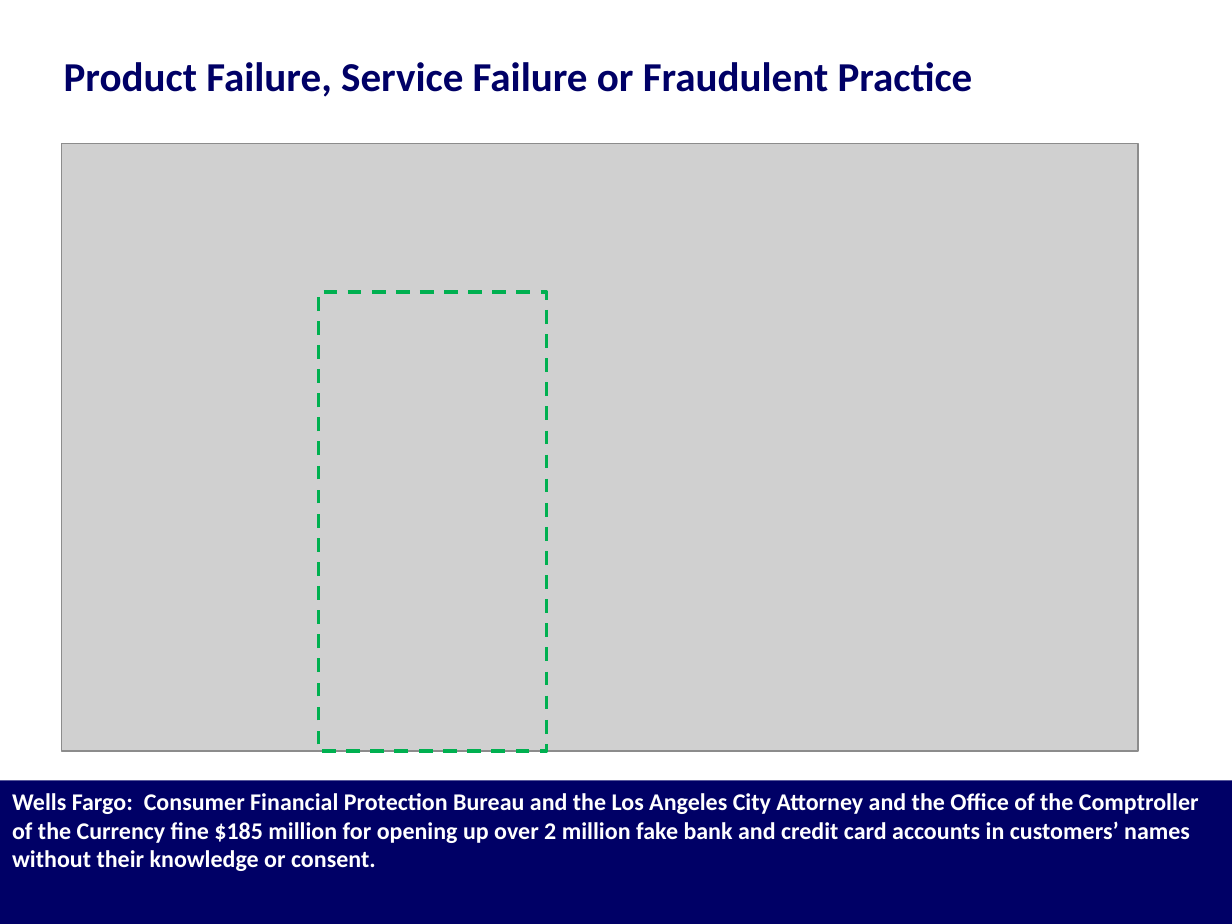
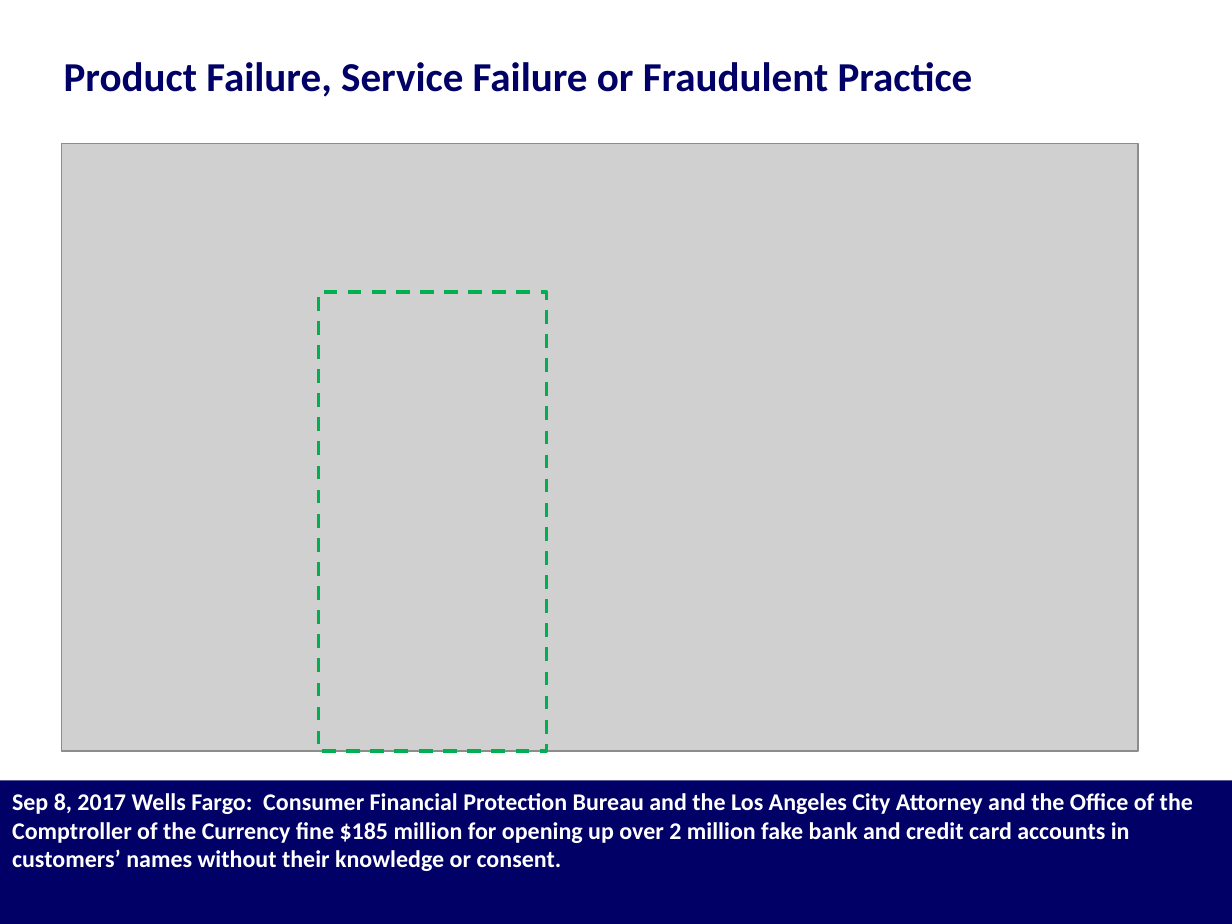
Before and after one commit to harshil753/Bounce_Back, a slide deck: slide 5 of Bounce_Back 24012018v1.pptx. Drawn at 1232x924 pixels with LibreOffice and Linux fonts; fonts in the diff are those of the drawing; grey boxes stand for pictures. Boxes give left, top, right and bottom in pixels: in the first picture for what was removed or moved away, otherwise in the second. Text is boxed around its words. In the diff, an @@ line names an element or a change of style, - is before the commit and + after.

```diff
--- a/Bounce_Back 24012018v1.pptx
+++ b/Bounce_Back 24012018v1.pptx
@@ text in rectangle at <box>12,793,1193,871</box>: text changed @@
-Wells Fargo: Consumer Financial Protection Bureau and the Los Angeles City Attorney and the Office of the Comptroller of the Currency fine $185 million for opening up over 2 million fake bank and credit card accounts in customers’ names without their knowledge or consent.
+Sep 8, 2017 Wells Fargo: Consumer Financial Protection Bureau and the Los Angeles City Attorney and the Office of the Comptroller of the Currency fine $185 million for opening up over 2 million fake bank and credit card accounts in customers’ names without their knowledge or consent.
```
Also in this commit, not shown: 5 other slides changed, 2 slides added.
